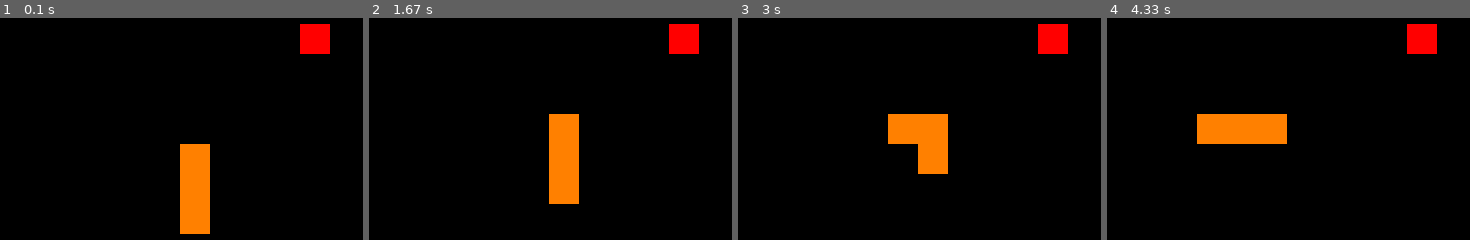
Above: before the commit, frames 1-4 (left to right).
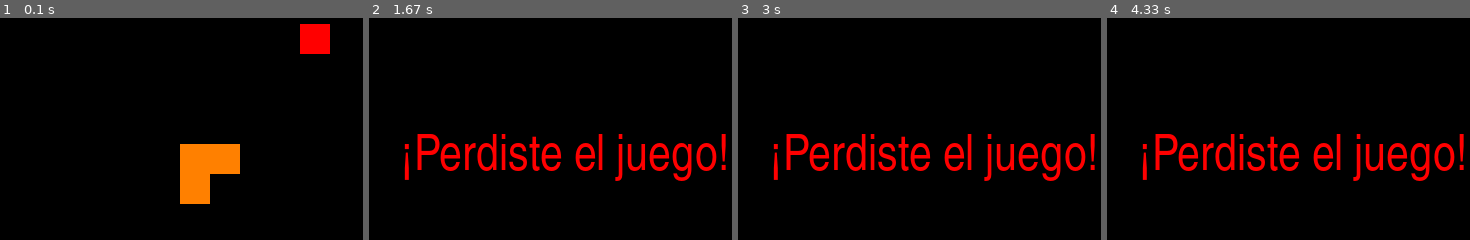
Above: after the commit, the same moments.

Repository: SanDaws/Estructura-de-datos
Game: pygame game, started from Trabajos/Trabajo1/snake.py
Same seed, same stepped clock (60 frames per second), same inputs: the game is played once before the commit and once after it.
Inputs:
- Up to frame 1 (0.1 s): no input
- Up to frame 2 (1.67 s): hold Right 0.33-0.8 s; hold Up 0.83-1.3 s
- Up to frame 3 (3 s): hold Left 1.83-2.37 s
- Up to frame 4 (4.33 s): no input

The runs differ from the first frame. In frame 1, 2.2% of the frame differs, in the area x 49-67%, y 56-98%; in frame 2, 9.7%; in frame 3, 9.7%; in frame 4, 9.9%, in the area x 9-99%, y 2-74%.

Commit message:
Update snake.py

Diff:
--- a/Trabajos/Trabajo1/snake.py
+++ b/Trabajos/Trabajo1/snake.py
@@ -71,8 +71,8 @@
         return None
 
 def mostrar_mensaje_perdida():
-    fuente = pygame.font.Font(None, 36)
-    mensaje = fuente.render("¡Perdiste el juego!", True, negro)
+    fuente = pygame.font.SysFont('Agency FB', 50)
+    mensaje = fuente.render("¡Perdiste el juego!", True, rojo)
     ventana.blit(mensaje, (ancho // 2 - mensaje.get_width() // 2, alto // 2 - mensaje.get_height() // 2))
 
 jugando = True
@@ -84,7 +84,7 @@
 tiempo_anterior = pygame.time.get_ticks()  # Inicializa el temporizador
 
 # Velocidad de la serpiente (número de celdas por segundo)
-velocidad_serpiente = 1  # Puedes ajustar este valor para hacerla más lenta
+velocidad_serpiente = 15  # Puedes ajustar este valor para hacerla más lenta
 
 # Bucle principal del juego
 while jugando:
